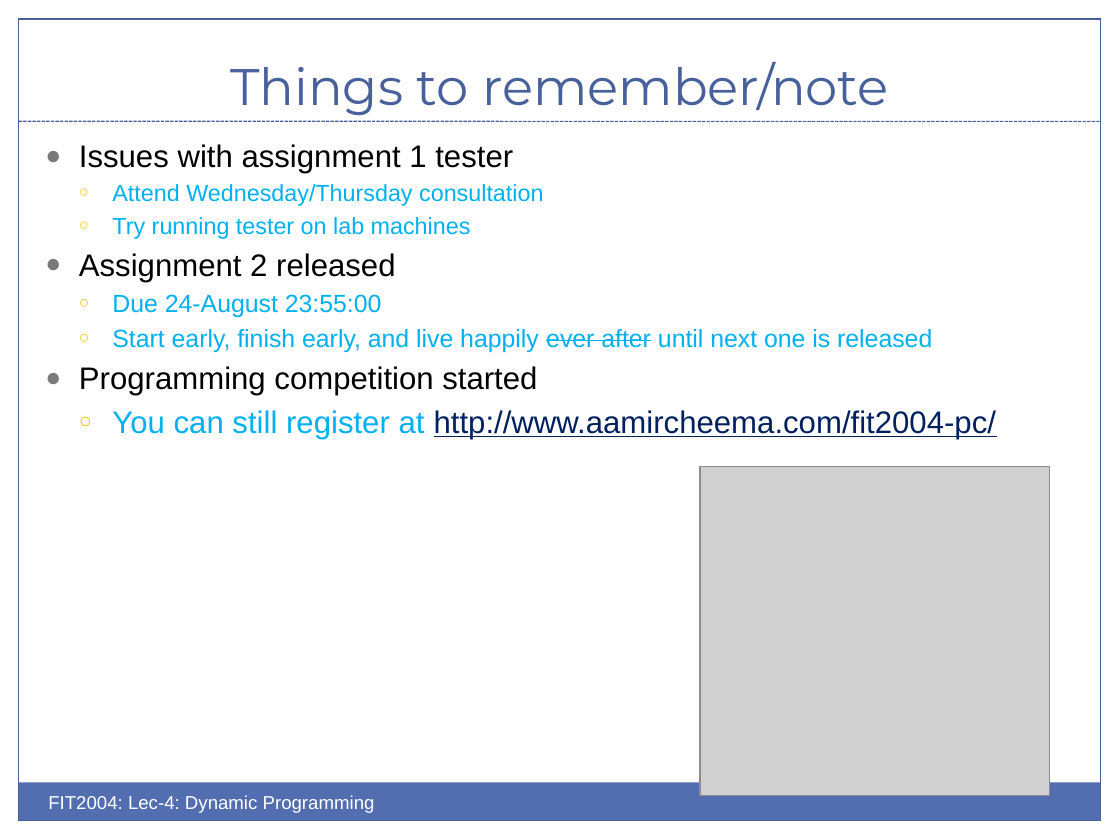
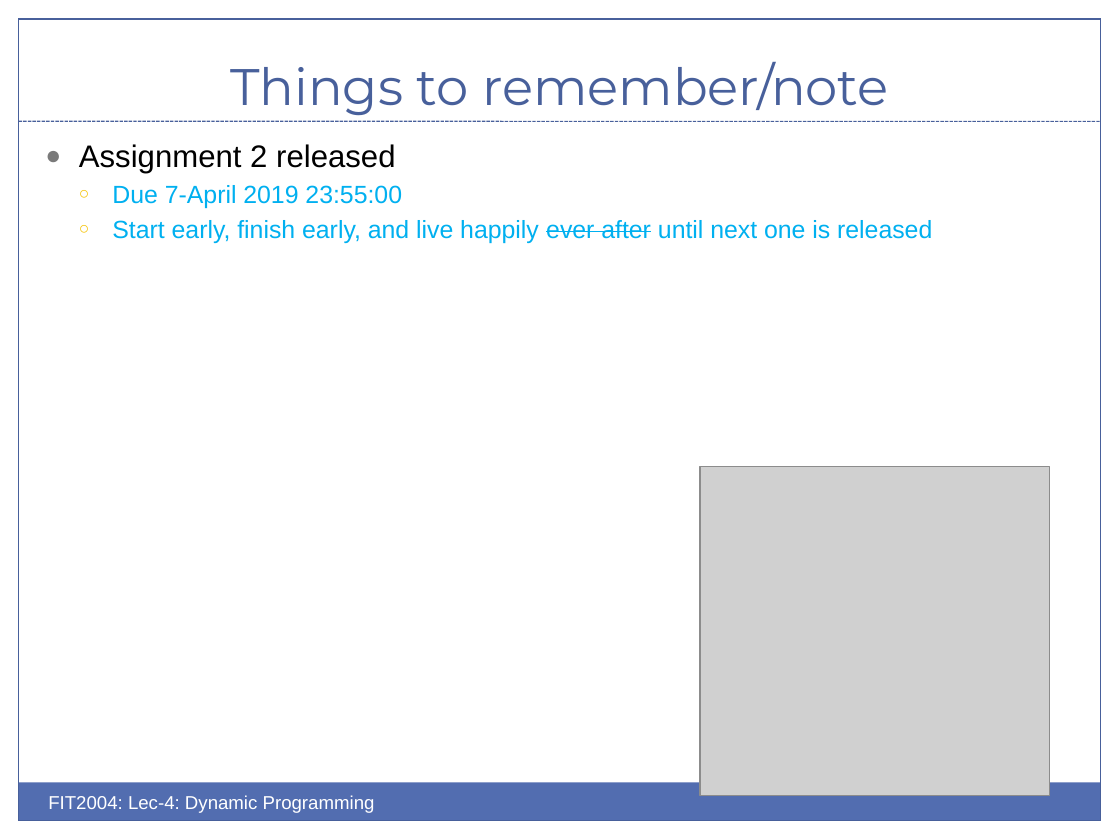
Before and after one commit to nchong128/fit2004, a slide deck: slide 4 of Week 4/Lec-4.pptx. Drawn at 1120x840 pixels with LibreOffice and Linux fonts; fonts in the diff are those of the drawing; grey boxes stand for pictures. Boxes give left, top, right and bottom in pixels: in the first picture for what was removed or moved away, otherwise in the second. Text is boxed around its words. In the diff, an @@ line names an element or a change of style, - is before the commit and + after.

```diff
--- a/Week 4/Lec-4.pptx
+++ b/Week 4/Lec-4.pptx
@@ text at box(79, 144, 543, 239): paragraphs removed @@
-● Issues with assignment 1 tester
-  ○ Attend Wednesday/Thursday consultation
-  ○ Try running tester on lab machines
@@ text at box(112, 185, 402, 208): text changed @@
-  ○ Due 24-August 23:55:00
+  ○ Due 7-April 2019 23:55:00
@@ text at box(79, 366, 996, 439): paragraphs removed @@
-● Programming competition started
-  ○ You can still register at http://www.aamircheema.com/fit2004-pc/
```
Also in this commit, not shown: 5 other slides changed, 1 other file.
